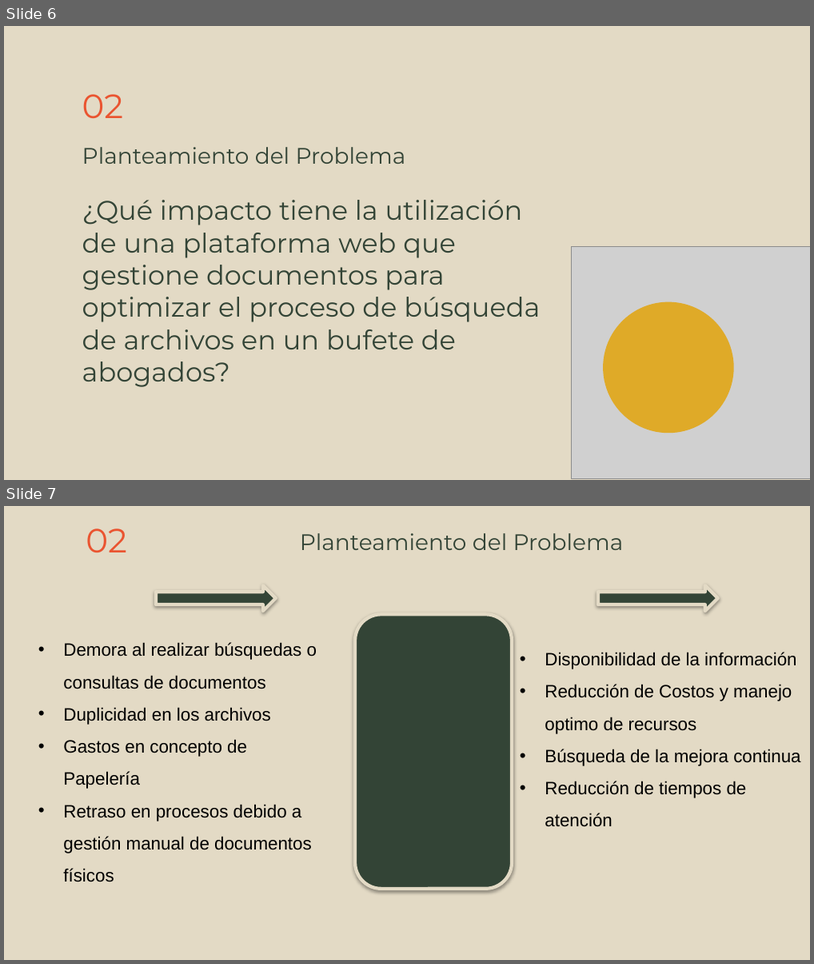
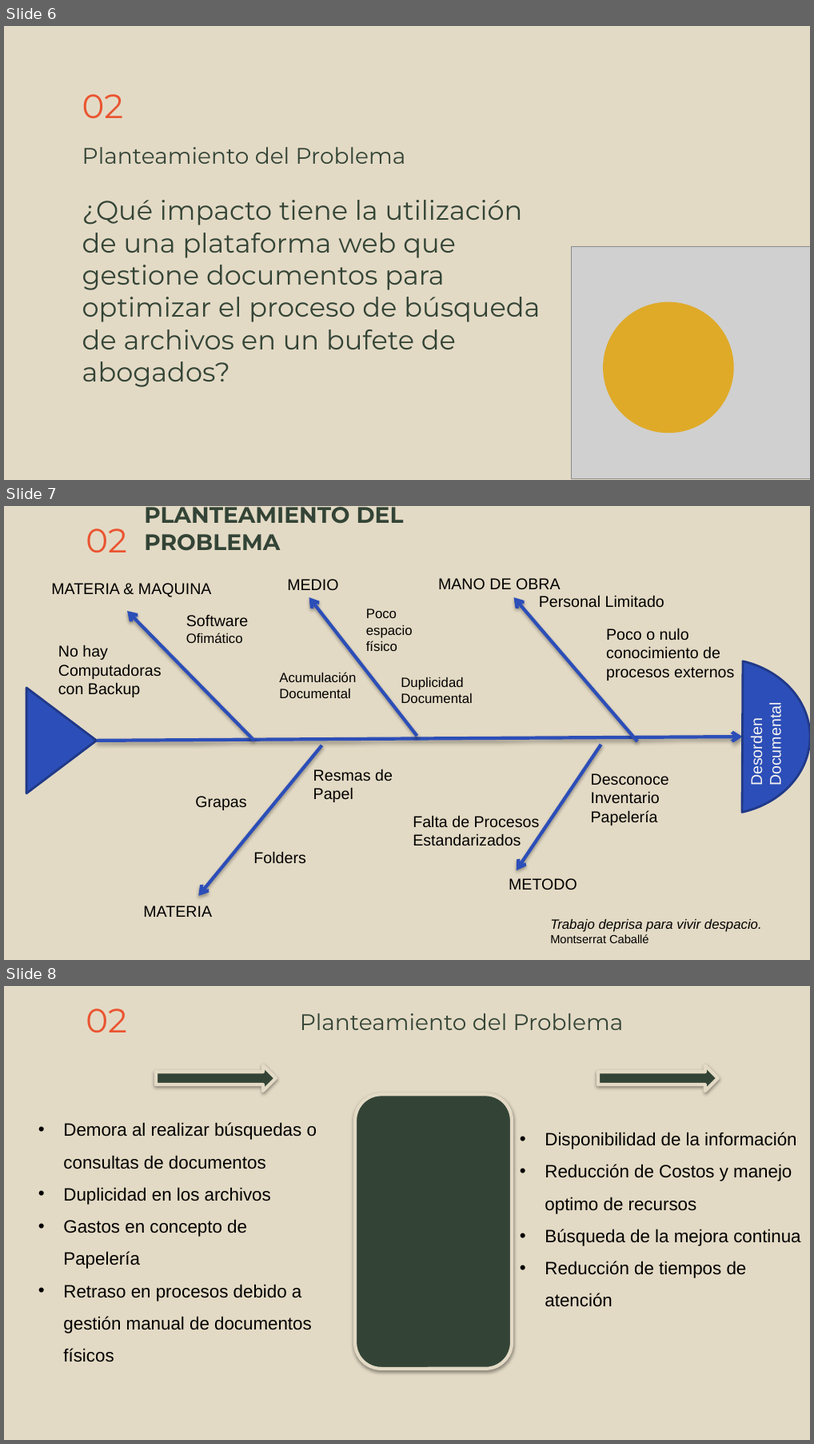
Before and after one commit to mo201801/trabajogrado, a slide deck: ocr-ppt.pptx. Shown one above the other, each under a label of ours: slides 6 and 7 before the commit, slides 6, 7 and 8 after it. The pictures are 814x964 and 814x1444 pixels, drawn with LibreOffice and Linux fonts; fonts in the diff are those of the drawing; grey boxes stand for pictures. Boxes give left, top, right and bottom in pixels: in the first picture for what was removed or moved away, otherwise in the second. Text is boxed around its words. In the diff, an @@ line names an element or a change of style, - is before the commit and + after.

```diff
--- a/ocr-ppt.pptx
+++ b/ocr-ppt.pptx
@@ slide 7 added at (4,506,810,960), background #E3DAC5 @@
@@ title added at (86,528,127,552), 30 pt, text #EA5430 @@
+02
@@ title added at (144,507,404,551), 20 pt, text #334436, bold @@
+PLANTEAMIENTO DEL PROBLEMA
@@ text added at (51,583,212,597), 14 pt, text #000000 @@
+MATERIA & MAQUINA
@@ text added at (287,579,338,590), 14 pt, text #000000 @@
+MEDIO
@@ arrow added from (417, 736) to (310, 597), #2C4EB8 3 pt @@
@@ text added at (438,578,561,589), 14 pt, text #000000 @@
+MANO DE OBRA
@@ arrow added from (638, 741) to (514, 597), #2C4EB8 3 pt @@
@@ text added at (539,595,665,608), 14 pt, text #000000 @@
+Personal Limitado
@@ arrow added from (254, 740) to (127, 611), #2C4EB8 3 pt @@
@@ text added at (186,615,248,643), 12 pt, text #000000 @@
+Software Ofimático
@@ text added at (366,608,413,651), 12 pt, text #000000 @@
+Poco espacio físico
@@ text added at (58,644,162,697), 14 pt, text #000000 @@
+No hay Computadoras con Backup
@@ text added at (606,628,734,680), 14 pt, text #000000 @@
+Poco o nulo conocimiento de procesos externos
@@ text added at (279,672,356,698), 12 pt, text #000000 @@
+Acumulación Documental
@@ chord (boxed as its full ellipse) added at (628,659,810,815), fill #2C4EB8, outline #213A88 2 pt @@
@@ triangle added at (26,688,97,793), fill #2C4EB8, outline #213A88 2 pt @@
@@ text added at (401,677,472,703), 12 pt, text #000000 @@
+Duplicidad Documental
@@ text added at (748,710,785,784), 14 pt, text #F6F4F1 @@
+Desorden Documental
@@ arrow added from (97, 740) to (742, 736), #2C4EB8 3 pt @@
@@ arrow added from (322, 745) to (198, 896), #2C4EB8 3 pt @@
@@ arrow added from (602, 744) to (517, 870), #2C4EB8 3 pt @@
@@ text added at (314,768,393,802), 14 pt, text #000000 @@
+Resmas de Papel
@@ text added at (591,773,670,825), 14 pt, text #000000 @@
+Desconoce Inventario
+Papelería
@@ text added at (195,796,246,810), 14 pt, text #000000 @@
+Grapas
@@ text added at (413,815,540,846), 14 pt, text #000000 @@
+Falta de Procesos Estandarizados
@@ text added at (254,851,306,864), 14 pt, text #000000 @@
+Folders
@@ text added at (509,878,578,889), 14 pt, text #000000 @@
+METODO
@@ text added at (143,905,212,916), 14 pt, text #000000 @@
+MATERIA
@@ text added at (550,919,762,943), 12 pt, text #000000, italic @@
+Trabajo deprisa para vivir despacio.
+Montserrat Caballé
@@ what was slide 7 is now slide 8 @@
```
Also in this commit, not shown: 2 slides changed.
